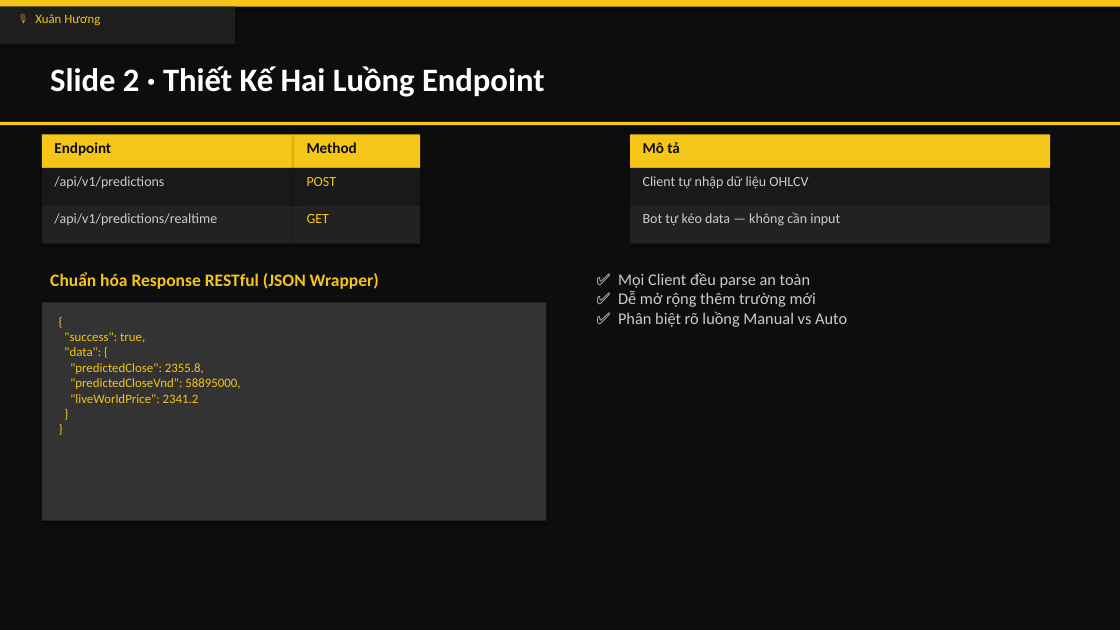
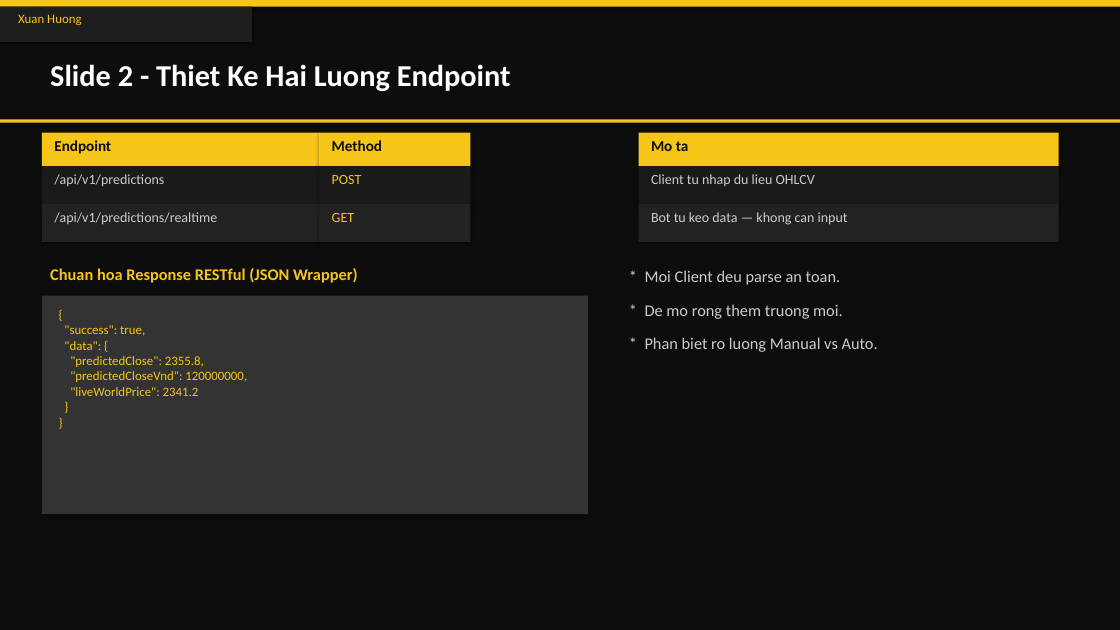
Before and after one commit to ThanhTrunggDEV/Group3, a slide deck: slide 3 of X-AURUM_Presentation.pptx. Drawn at 1120x630 pixels with LibreOffice and Linux fonts; fonts in the diff are those of the drawing. Boxes give left, top, right and bottom in pixels: in the first picture for what was removed or moved away, otherwise in the second. Text is boxed around its words. In the diff, an @@ line names an element or a change of style, - is before the commit and + after.

```diff
--- a/X-AURUM_Presentation.pptx
+++ b/X-AURUM_Presentation.pptx
@@ rectangle: place and size @@
-rectangle at (0, 7, 235, 45)
+rectangle at (0, 7, 252, 42)
@@ text at (18, 14, 81, 25): text changed @@
-🎙 Xuân Hương
+Xuan Huong
@@ text at (50, 64, 511, 91): text changed; size 28 to 26 pt @@
-Slide 2 · Thiết Kế Hai Luồng Endpoint
+Slide 2 - Thiet Ke Hai Luong Endpoint
@@ rectangle: place and size @@
-rectangle at (42, 134, 294, 168)
+rectangle at (42, 133, 319, 166)
@@ rectangle: place and size @@
-rectangle at (294, 134, 420, 168)
+rectangle at (319, 133, 471, 166)
@@ text "Method": place and size @@
-text "Method" at (307, 142, 357, 153)
+text "Method" at (332, 140, 382, 151)
@@ text at (651, 141, 689, 151): text changed @@
-Mô tả
+Mo ta
@@ rectangle: place and size @@
-rectangle at (42, 168, 294, 206)
+rectangle at (42, 166, 319, 204)
@@ fill #191919 to #1A1A1A in 3 elements at (639, 166, 1059, 204), (42, 166, 319, 204), (319, 166, 471, 204) @@
@@ rectangle: place and size @@
-rectangle at (294, 168, 420, 206)
+rectangle at (319, 166, 471, 204)
@@ text "POST": place and size @@
-text "POST" at (307, 177, 337, 186)
+text "POST" at (332, 175, 362, 184)
@@ 3 rectangles: place and size @@
-3 rectangles at (630, 134, 1050, 244)
+3 rectangles at (639, 133, 1059, 242)
@@ text at (651, 174, 815, 186): text changed @@
-Client tự nhập dữ liệu OHLCV
+Client tu nhap du lieu OHLCV
@@ rectangle: place and size @@
-rectangle at (42, 206, 294, 244)
+rectangle at (42, 204, 319, 242)
@@ rectangle: place and size @@
-rectangle at (294, 206, 420, 244)
+rectangle at (319, 204, 471, 242)
@@ text "GET": place and size @@
-text "GET" at (307, 214, 329, 223)
+text "GET" at (332, 213, 354, 222)
@@ text at (651, 212, 848, 225): text changed @@
-Bot tự kéo data — không cần input
+Bot tu keo data — khong can input
@@ text at (50, 268, 358, 283): text changed; size 15 to 14 pt @@
-Chuẩn hóa Response RESTful (JSON Wrapper)
+Chuan hoa Response RESTful (JSON Wrapper)
@@ rectangle: place and size @@
-rectangle at (42, 302, 546, 521)
+rectangle at (42, 296, 588, 514)
@@ text at (645, 270, 840, 285): text changed @@
-✅ Mọi Client đều parse an toàn
-✅ Dễ mở rộng thêm trường mới
-✅ Phân biệt rõ luồng Manual vs Auto
+* Moi Client deu parse an toan.
@@ text at (64, 325, 247, 396): text changed @@
-{
-"success": true,
-"data": {
-"predictedClose": 2355.8,
-"predictedCloseVnd": 58895000,
-"liveWorldPrice": 2341.2
-}
-}
+{
+"success": true,
+"data": {
+"predictedClose": 2355.8,
+"predictedCloseVnd": 120000000,
+"liveWorldPrice": 2341.2
+}
+}
@@ text added at (645, 304, 843, 319), 14 pt, text #CCCCCC @@
+* De mo rong them truong moi.
@@ text added at (645, 337, 878, 352), 14 pt, text #CCCCCC @@
+* Phan biet ro luong Manual vs Auto.
```
Also in this commit, not shown: 5 other slides changed, 8 slides added, 8 slides removed, 1 other file.
